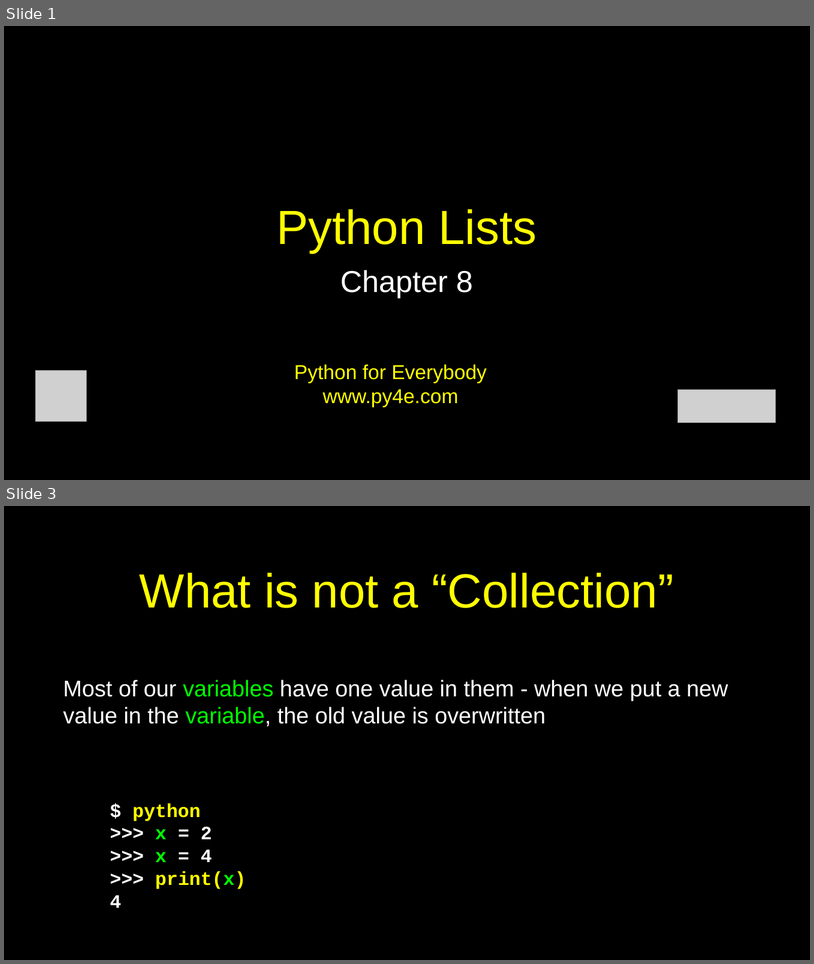
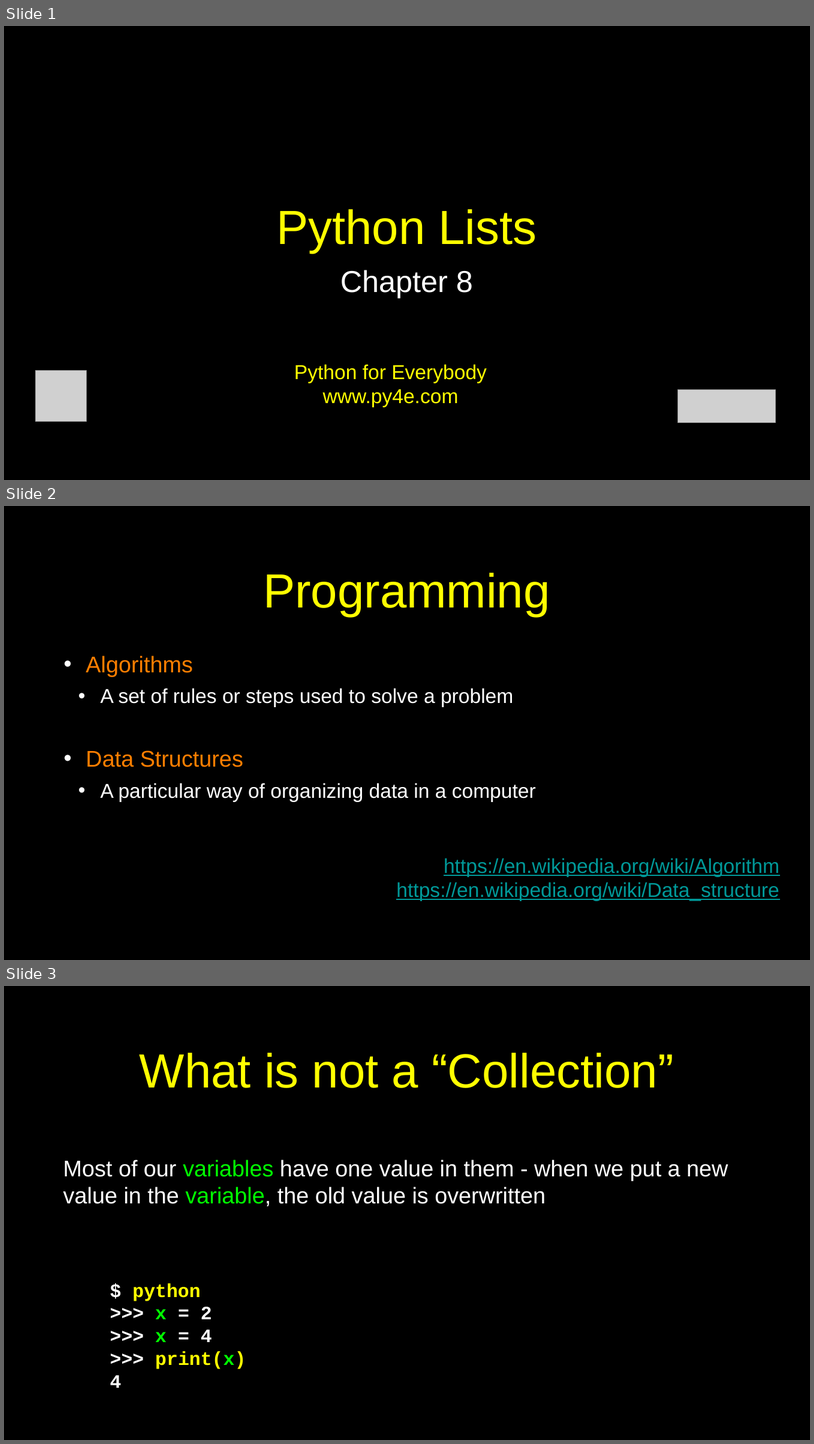
Before and after one commit to csev/py4e, a slide deck: lectures3/Pythonlearn-08-Lists.pptx. Shown one above the other, each under a label of ours: slides 1 and 3 before the commit, slides 1, 2 and 3 after it; the slides between them are not shown. The pictures are 814x964 and 814x1444 pixels, drawn with LibreOffice and Linux fonts; fonts in the diff are those of the drawing; grey boxes stand for pictures. Boxes give left, top, right and bottom in pixels: in the first picture for what was removed or moved away, otherwise in the second. Text is boxed around its words. In the diff, an @@ line names an element or a change of style, - is before the commit and + after.

```diff
--- a/lectures3/Pythonlearn-08-Lists.pptx
+++ b/lectures3/Pythonlearn-08-Lists.pptx
@@ slide 2 added at [4,506,810,960], background #000000; not listed: 1 template element that a slide beside it also shows @@
@@ title added at [263,573,551,616], 76 pt, text #FFFF00 @@
+Programming
@@ text added at [86,655,536,802], 32 pt, text #FFFFFF @@
+• Algorithms
+  • A set of rules or steps used to solve a problem
+• Data Structures
+  • A particular way of organizing data in a computer
@@ text added at [396,858,780,901], 32 pt, text #009999, underline @@
+https://en.wikipedia.org/wiki/Algorithm
+https://en.wikipedia.org/wiki/Data_structure
```
Also in this commit, not shown: 3 slides changed.
